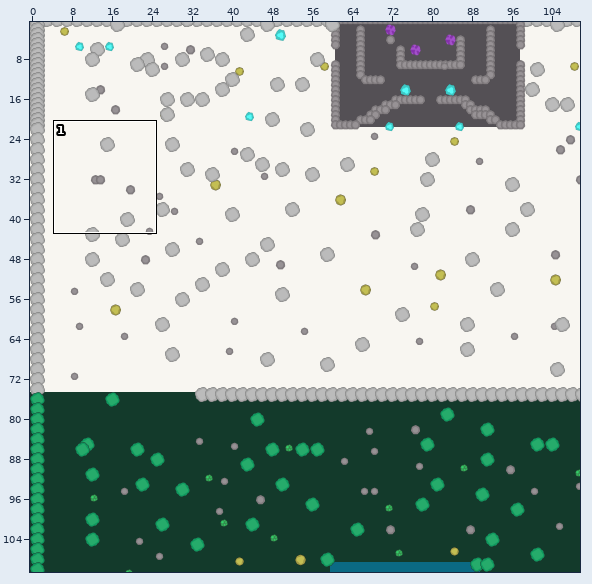
Tiled map, stored at maps/map1.tmx. Above: a wide view before the commit, with the close-up outlined.
Close-up. First the earlier version:
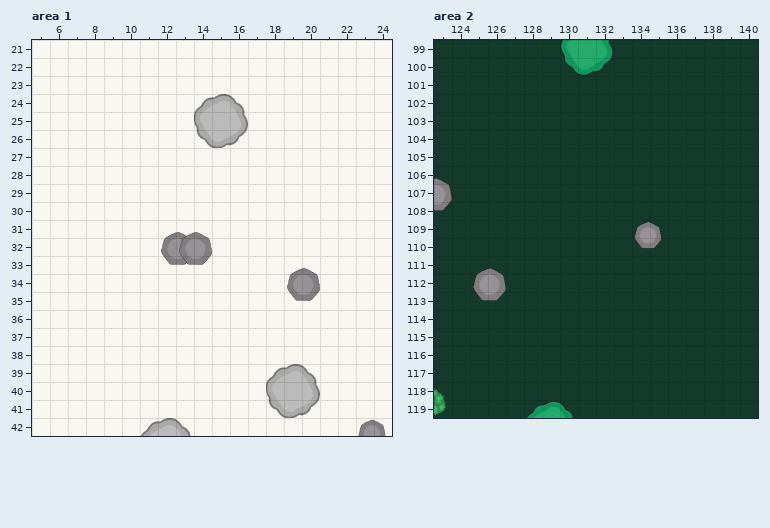
Cells are 100x100 px. Shown: area 1 x 5..24, y 21..42; area 2 x 123..140, y 99..119. The commit also changed other parts of the map, which this record leaves out.
After the commit:
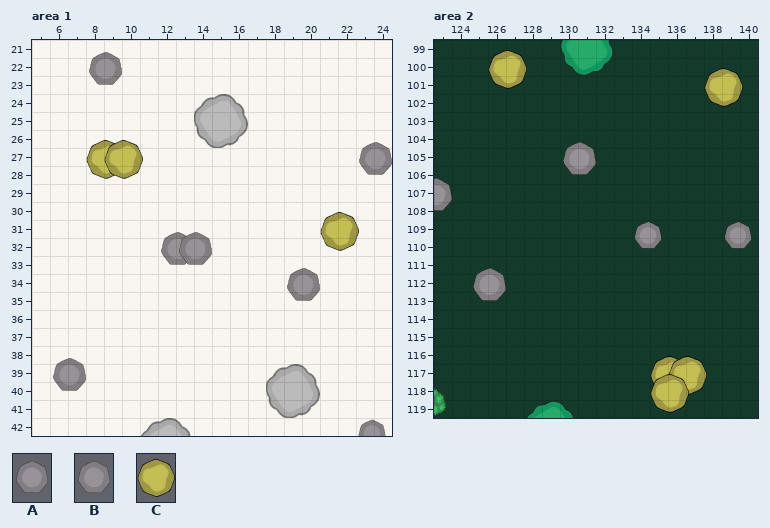
Key: from "resources": A 1 "stone1", B 2 "stone2", C 5 "gold2".
_ is an empty cell, . an unchanged one.
From old to new:
--- layer "cave, amethyst, diamond, gold,", area 1
@@ x 8..9 @@
-28 __
+28 CC
@@ x 21..21 @@
-32 _
+32 C
--- layer "stone-wood", area 1
@@ x 8..8 @@
-23 _
+23 B
@@ x 23..23 @@
-28 _
+28 B
@@ x 6..6 @@
-40 _
+40 B
--- layer "cave, amethyst, diamond, gold,", area 2
@@ x 126..138 @@
-101 _............
-102 ............_
+101 C............
+102 ............C
@@ x 135..136 @@
-118 __
-119 _.
+118 CC
+119 C.
--- layer "stone-wood", area 2
@@ x 130..130 @@
-106 _
+106 B
@@ x 139..139 @@
-110 _
+110 A
